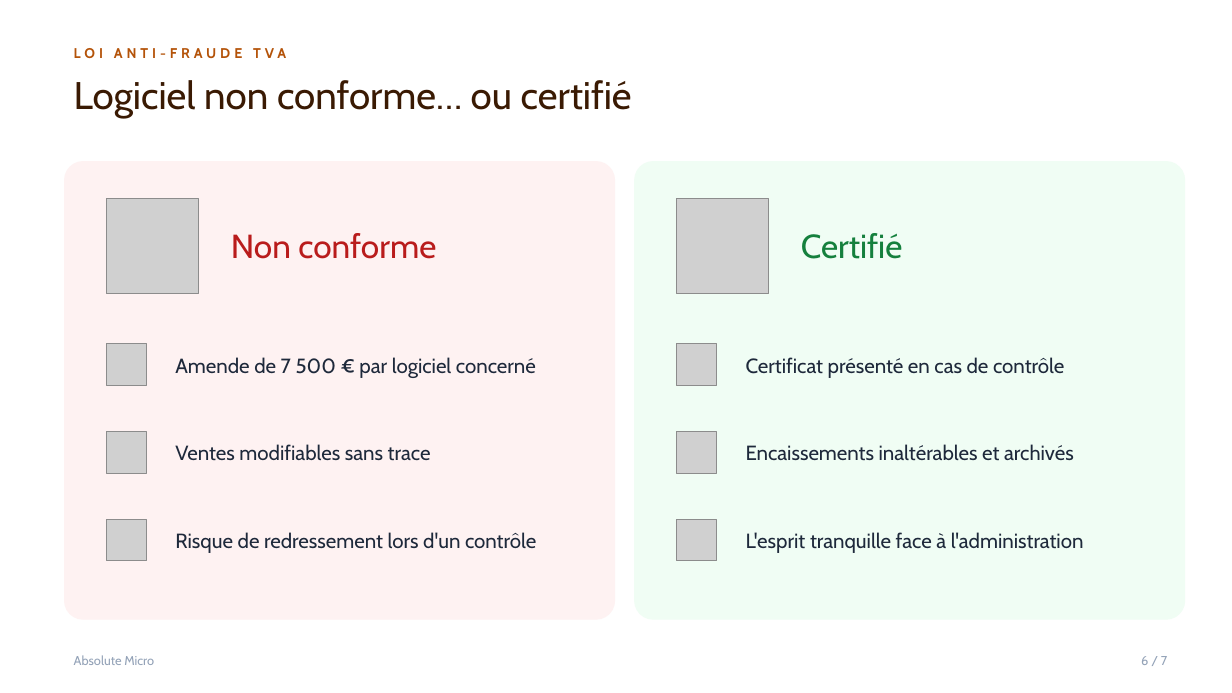
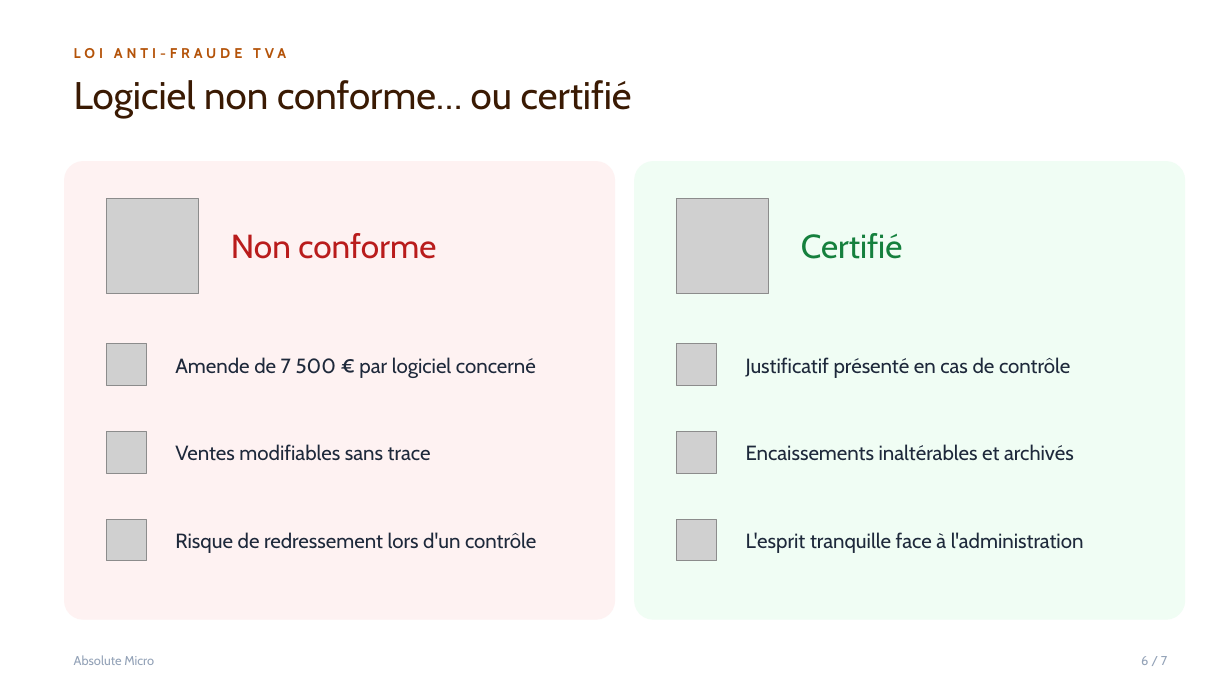
Before and after one commit to brunoflorin/absolute-devices, a slide deck: slide 7 of frontend/public/diaporamas/antifraude.pptx. Drawn at 1232x693 pixels with LibreOffice and Linux fonts; fonts in the diff are those of the drawing; grey boxes stand for pictures; background and template pictures are left out. Boxes give left, top, right and bottom in pixels: in the first picture for what was removed or moved away, otherwise in the second. Text is boxed around its words. In the diff, an @@ line names an element or a change of style, - is before the commit and + after.

```diff
--- a/frontend/public/diaporamas/antifraude.pptx
+++ b/frontend/public/diaporamas/antifraude.pptx
@@ text at bbox=[746, 357, 1070, 378]: text changed @@
-Certificat présenté en cas de contrôle
+Justificatif présenté en cas de contrôle
```
Also in this commit, not shown: 3 other slides changed, 6 other files.
